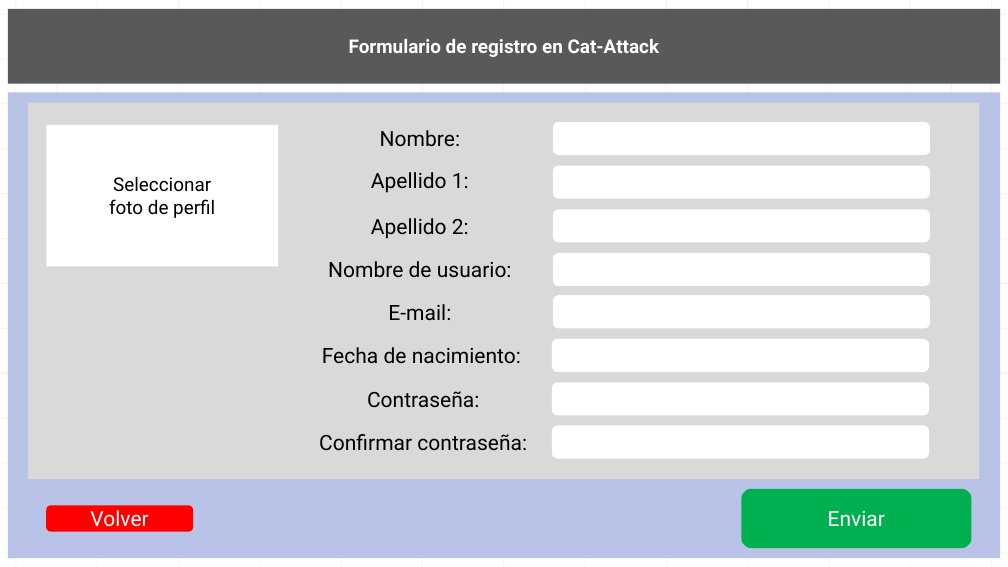
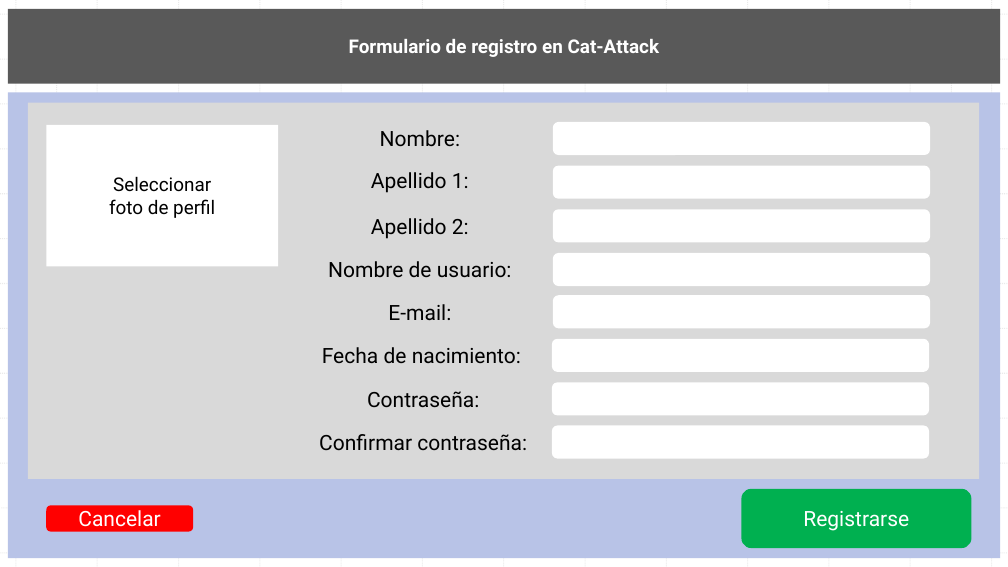
Before and after one commit to AndresIturria/Cat-Attack, a slide deck: slide 3 of Docs/Documento de diseño Cat-Attack.pptx. Drawn at 1008x567 pixels with LibreOffice and Linux fonts; fonts in the diff are those of the drawing. Boxes give left, top, right and bottom in pixels: in the first picture for what was removed or moved away, otherwise in the second. Text is boxed around its words. In the diff, an @@ line names an element or a change of style, - is before the commit and + after.

```diff
--- a/Docs/Documento de diseño Cat-Attack.pptx
+++ b/Docs/Documento de diseño Cat-Attack.pptx
@@ text in rounded rectangle at (78, 510, 160, 533): text changed @@
-Volver
+Cancelar
@@ text in rounded rectangle at (803, 511, 909, 531): text changed @@
-Enviar
+Registrarse
```
Also in this commit, not shown: 8 other slides changed, 3 slides added, 1 slide removed, 14 other files.
